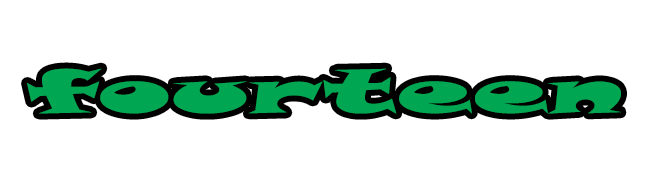
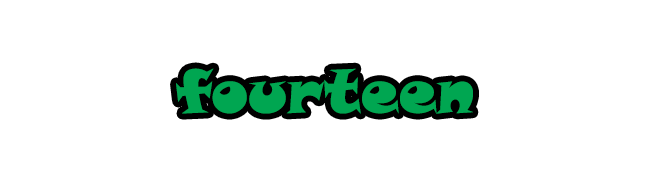
Two versions of the same layered image (650px x 191px). Layer-by-layer changes:
painted on "fourteen" over [left=27, top=68, right=621, bottom=114]
